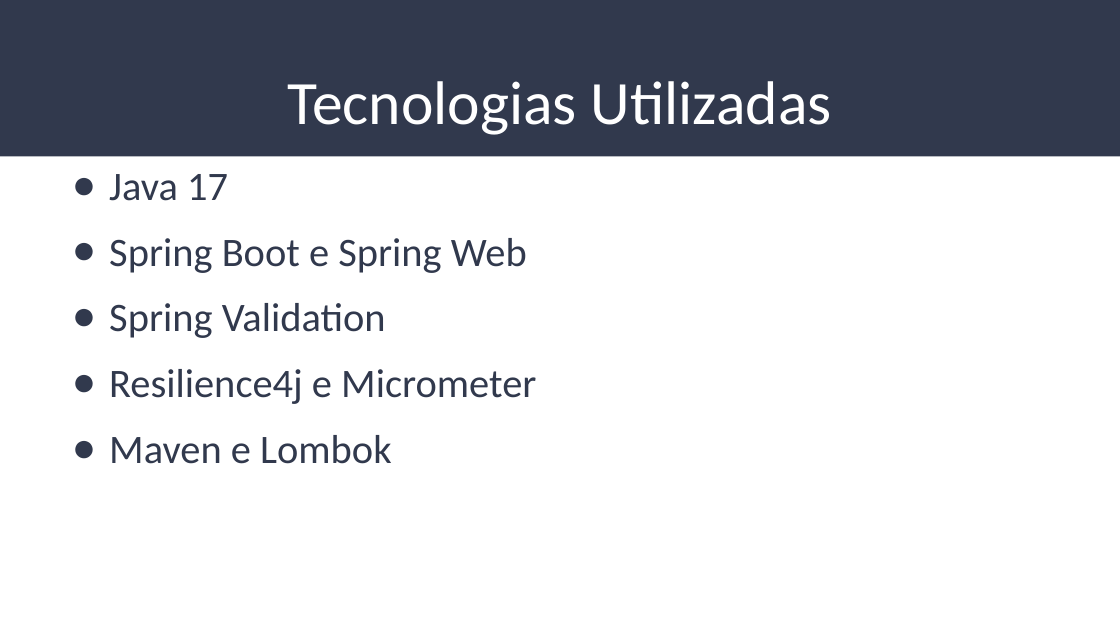
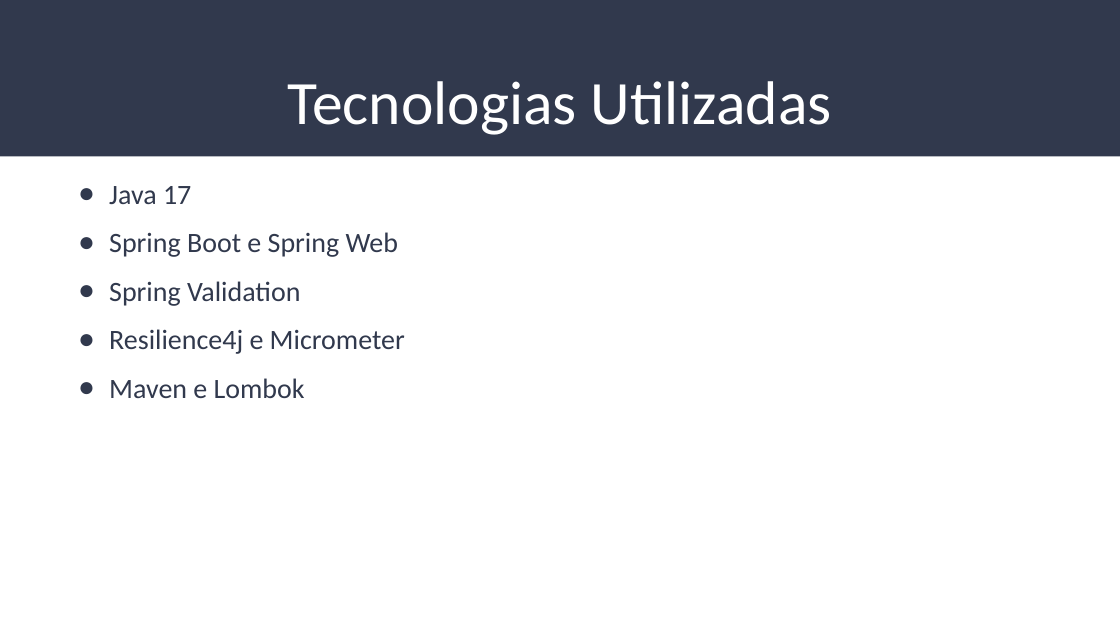
Before and after one commit to viktorsoares/Freight, a slide deck: slide 14 of Trabalho 2 – Microserviço de Cálculo de Frete.pptx. Drawn at 1120x630 pixels with LibreOffice and Linux fonts; fonts in the diff are those of the drawing. Boxes give left, top, right and bottom in pixels: in the first picture for what was removed or moved away, otherwise in the second. Text is boxed around its words. In the diff, an @@ line names an element or a change of style, - is before the commit and + after.

```diff
--- a/Trabalho 2 – Microserviço de Cálculo de Frete.pptx
+++ b/Trabalho 2 – Microserviço de Cálculo de Frete.pptx
@@ text "Java 17" moved from (x1=109, y1=174, x2=536, y2=464) to (x1=109, y1=186, x2=405, y2=398) @@
@@ text "Java 17" at (x1=109, y1=186, x2=405, y2=398): size 26 to 18 pt; indent changed @@
```
Also in this commit, not shown: 5 other slides changed.
